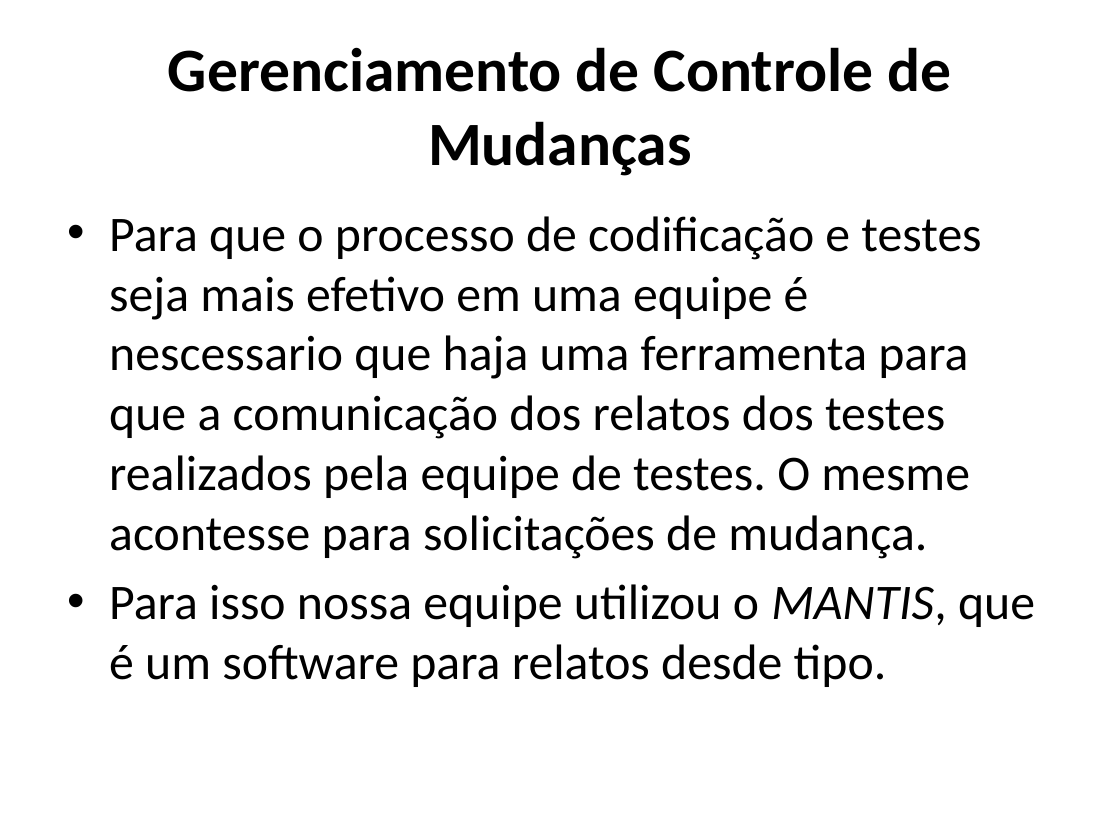
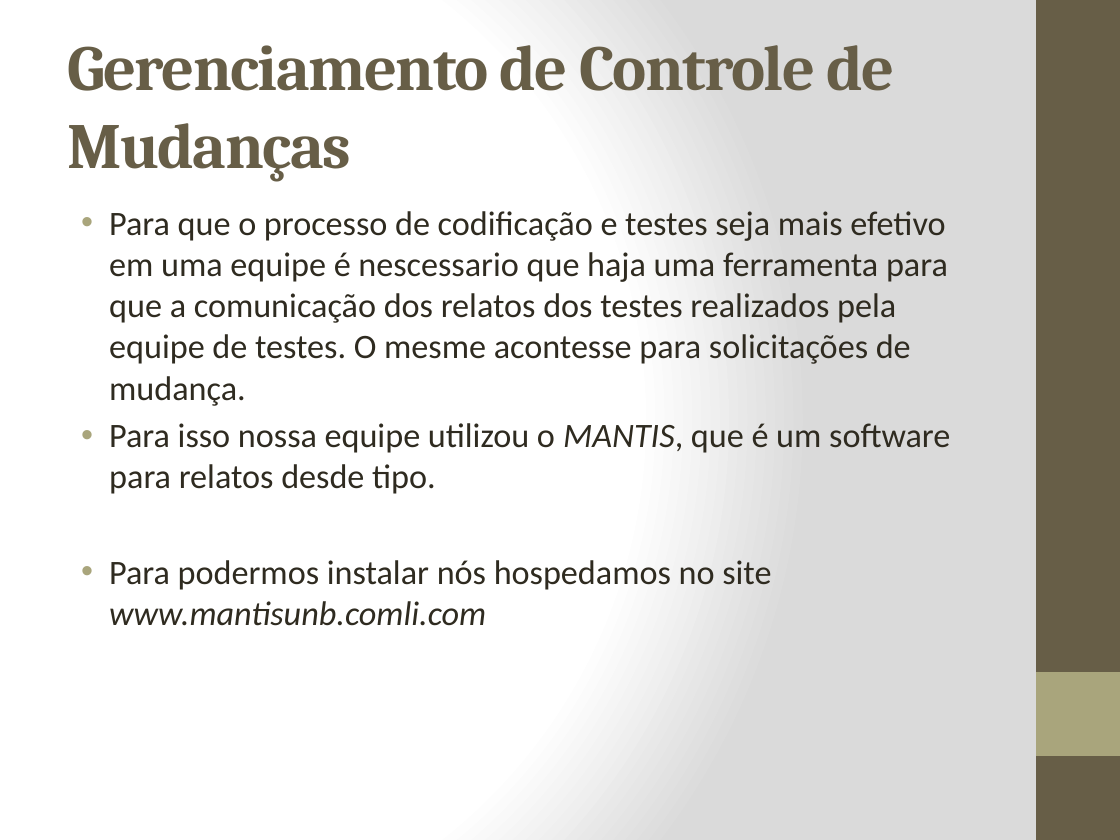
Before and after one commit to carlosneo/dotprojecteap, a slide deck: slide 2 of Dot Project EAP/4. System Management/Gerência de configuração/Gerencia de configuração e mudança de software.pptx. Drawn at 1120x840 pixels with LibreOffice and Linux fonts; fonts in the diff are those of the drawing. Boxes give left, top, right and bottom in pixels: in the first picture for what was removed or moved away, otherwise in the second. Text is boxed around its words. In the diff, an @@ line names an element or a change of style, - is before the commit and + after.

Commit message:
Atualização do documento DPEAP_PGC_20111201.doc       *portugues Atualização do documento Gerencia de configuração e mudança de software.pptx       *mais informações

```diff
--- a/Dot Project EAP/4. System Management/Gerência de configuração/Gerencia de configuração e mudança de software.pptx
+++ b/Dot Project EAP/4. System Management/Gerência de configuração/Gerencia de configuração e mudança de software.pptx
@@ background #FFFFFF to gradient #FFFFFF to #DADADA @@
@@ rectangle added at (1036,0,1120,840), fill #675E47 @@
@@ title "Gerenciamento de Controle de Mudanças" at (67,45,894,182): size 39.6 to 41.4 pt, font Calibri to Cambria, text colour #000000 to #675E47, letter spacing 0 to -1 pt; alignment centre to left @@
@@ text at (109,211,950,494): size 32 to 22 pt, text colour #000000 to #2F2B20 in "Para que o processo de codificação e ...", "Para isso nossa equipe utilizou o MANTIS, ..."; indent changed; less space between paragraphs @@
@@ text at (109,560,771,626): paragraph added @@
+• Para podermos instalar nós hospedamos no site www.mantisunb.comli.com
@@ rectangle added at (1036,672,1120,756), fill #A9A57C @@
```
Also in this commit, not shown: 2 other slides changed, 7 slides added, 1 slide removed, 1 other file.
